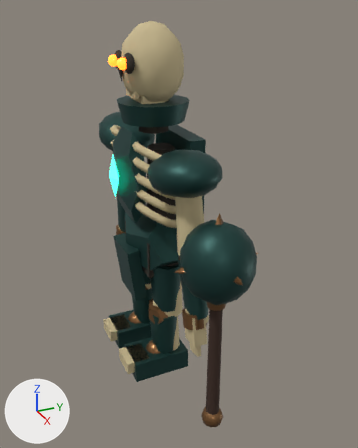
Before and after pictures for a commit that changed the glTF model game/assets/models/enemies/ossuary-guardian-v1/ossuary-guardian-lod0.glb.
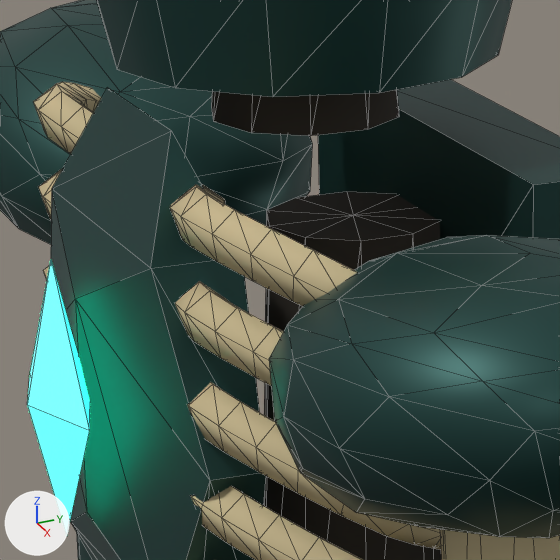
There are two pictures of each version: one whole from a camera (50 mm lens) standing at (2.802, -1.09, 2.366) and looking at (0.253, 0.057, 1.092), one close up on the part from 29% to 54% of the width and 25% to 45% of the height. Every picture has the same lights, and +X, +Y and +Z are marked at lower left. The last two pictures show the newer version. The close-ups show mesh edges as thin lines.

The older version as bpy lines, for what is in view:
```python
me_mesh_33 = bpy.data.meshes.new('Mesh_33')
me_mesh_33.from_pydata(...)  # 74 vertices, 144 faces; spans x -0.723..-0.245, y -0.213..0.183, z 1.366..1.635
me_mesh_33.materials.append(mat_mat_bronze_oxidized)  # dark cyan #264b47
me_mesh_46 = bpy.data.meshes.new('Mesh_46')
me_mesh_46.from_pydata(...)  # 74 vertices, 144 faces; spans x 0.245..0.723, y -0.213..0.183, z 1.366..1.635
me_mesh_46.materials.append(mat_mat_bronze_oxidized)  # dark cyan #264b47
me_mesh_7 = bpy.data.meshes.new('Mesh_7')
me_mesh_7.from_pydata(...)  # 65 vertices, 120 faces; spans x 0.042..0.406, y -0.206..0.047, z 1.367..1.531
me_mesh_7.materials.append(mat_mat_bone_aged)  # beige #c9b98f
ob_left_pauldron = bpy.data.objects.new('left_pauldron', me_mesh_33)
ob_left_pauldron.location = (0.0, 0.0, 0.0)
ob_rib_1_right = bpy.data.objects.new('rib_1_right', me_mesh_7)
ob_rib_1_right.location = (0.0, 0.0, 0.0)
ob_right_pauldron = bpy.data.objects.new('right_pauldron', me_mesh_46)
ob_right_pauldron.location = (0.0, 0.0, 0.0)
# also in view: 'back_plate' at (0.0, 0.17, 1.35); 'spine' at (0.0, 0.05, 1.26); 'rib_2_right' at (0.224, -0.08, 1.359); 'right_upper_arm_bone' at (0.528, 0.0, 1.292); 'sternum_plate' at (0.0, -0.17, 1.36)
```
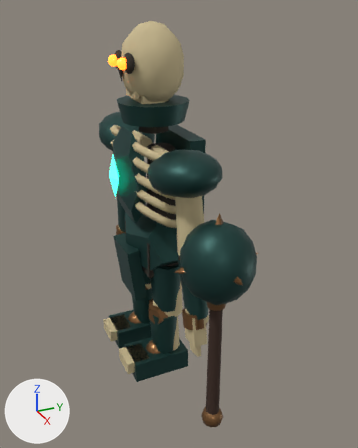
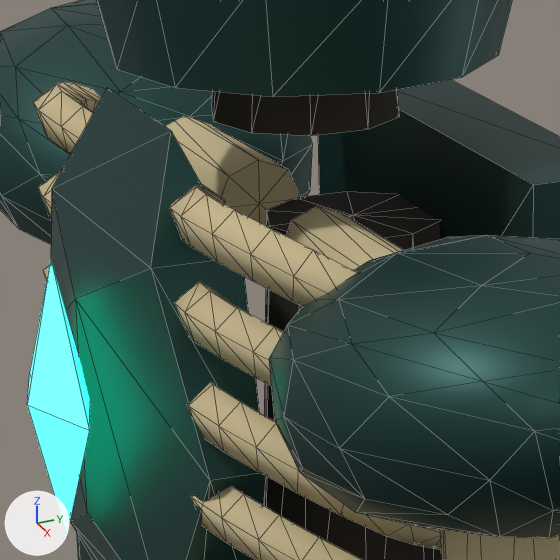
Commit message: refactor: loosen guardian arm motion

What the commit changed:
Mesh me_mesh_15_1 is new.
It is an 8-sided cut cone along x (radius 0.038 at the low end, 0.045 at the high end) spanning x 0.08..0.42, y -0.065..0.025, z 1.475..1.565.
It uses material mat_mat_bone_aged (beige #c9b98f).
Mesh me_mesh_14_1 is new.
It is an 8-sided cut cone along x (radius 0.038 at the low end, 0.045 at the high end) spanning x -0.42..-0.08, y -0.065..0.025, z 1.475..1.565.
It uses material mat_mat_bone_aged (beige #c9b98f).
Object 'right_clavicle_bone' (ob_right_clavicle_bone) is new; it shows me_mesh_15_1.
Its location is (0.0, 0.0, 0.0).
Object 'left_clavicle_bone' (ob_left_clavicle_bone) is new; it shows me_mesh_14_1.
Its location is (0.0, 0.0, 0.0).

Where the change shows, as pixel boxes (x1, y1, x2, y2) in the close-ups (560 x 560 px):
'left_clavicle_bone', added (beige)
    after: (165, 116, 301, 226)
'right_clavicle_bone', added (beige)
    after: (286, 206, 403, 270)
